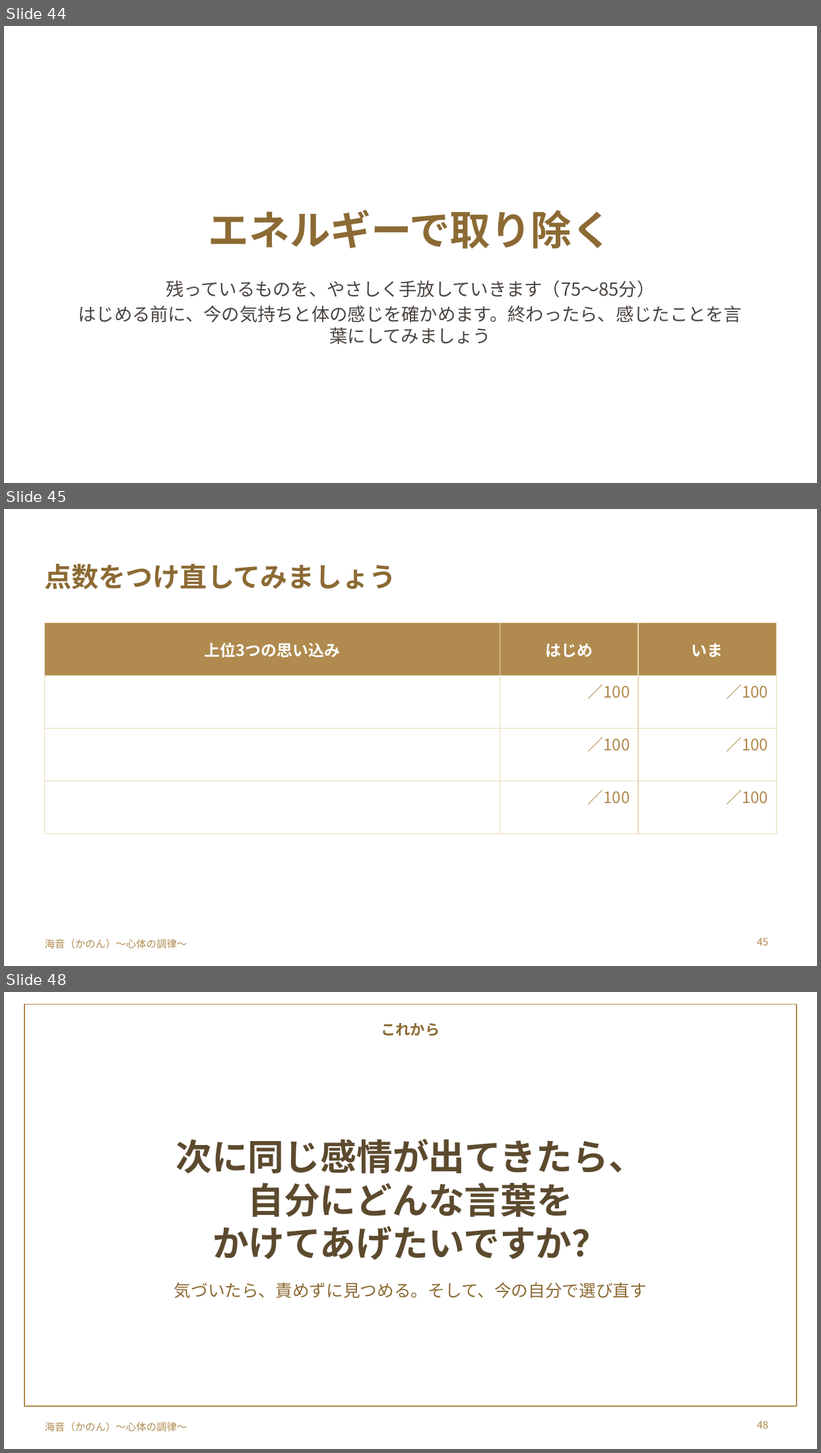
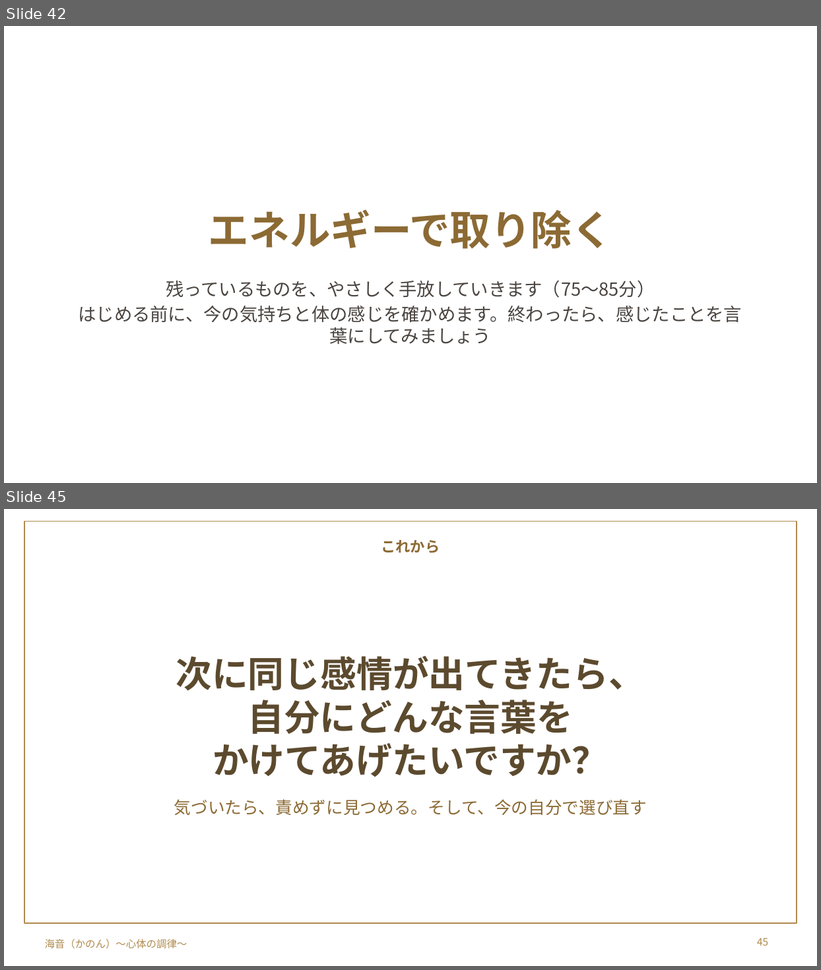
Before and after one commit to y-takahashi-cmd/MyBrain, a slide deck: 20_Projects/海音_心体の調律/単発/仁部あきえさん/20261028_仁部あきえさん_お金のブロック単発セッション.pptx. Shown one above the other, each under a label of ours: slides 44, 45 and 48 before the commit, slides 42 and 45 after it; the slides between them are not shown. The pictures are 821x1453 and 821x970 pixels, drawn with LibreOffice and Linux fonts; fonts in the diff are those of the drawing; background and template pictures are left out. Boxes give left, top, right and bottom in pixels: in the first picture for what was removed or moved away, otherwise in the second. Text is boxed around its words. In the diff, an @@ line names an element or a change of style, - is before the commit and + after.

```diff
--- a/20_Projects/海音_心体の調律/単発/仁部あきえさん/20261028_仁部あきえさん_お金のブロック単発セッション.pptx
+++ b/20_Projects/海音_心体の調律/単発/仁部あきえさん/20261028_仁部あきえさん_お金のブロック単発セッション.pptx
@@ slide 45 removed at (4,509,817,966), background #FFFFFF; not listed: 1 template element that a slide beside it also shows @@
@@ title removed at (45,564,397,590) @@
-点数をつけ直してみましょう
@@ table removed at (45,623,776,807), 4 rows, 3 columns @@
-上位3つの思い込み | はじめ | いま
- | ／100 | ／100
- | ／100 | ／100
- | ／100 | ／100
@@ page number removed at (757,938,768,946) @@
-45
@@ what was slide 44 is now slide 42 @@
@@ what was slide 48 is now slide 45 @@
@@ page number at (757,938,768,946): text changed @@
-48
+45
```
Also in this commit, not shown: 6 slides changed, 2 other slides removed.
